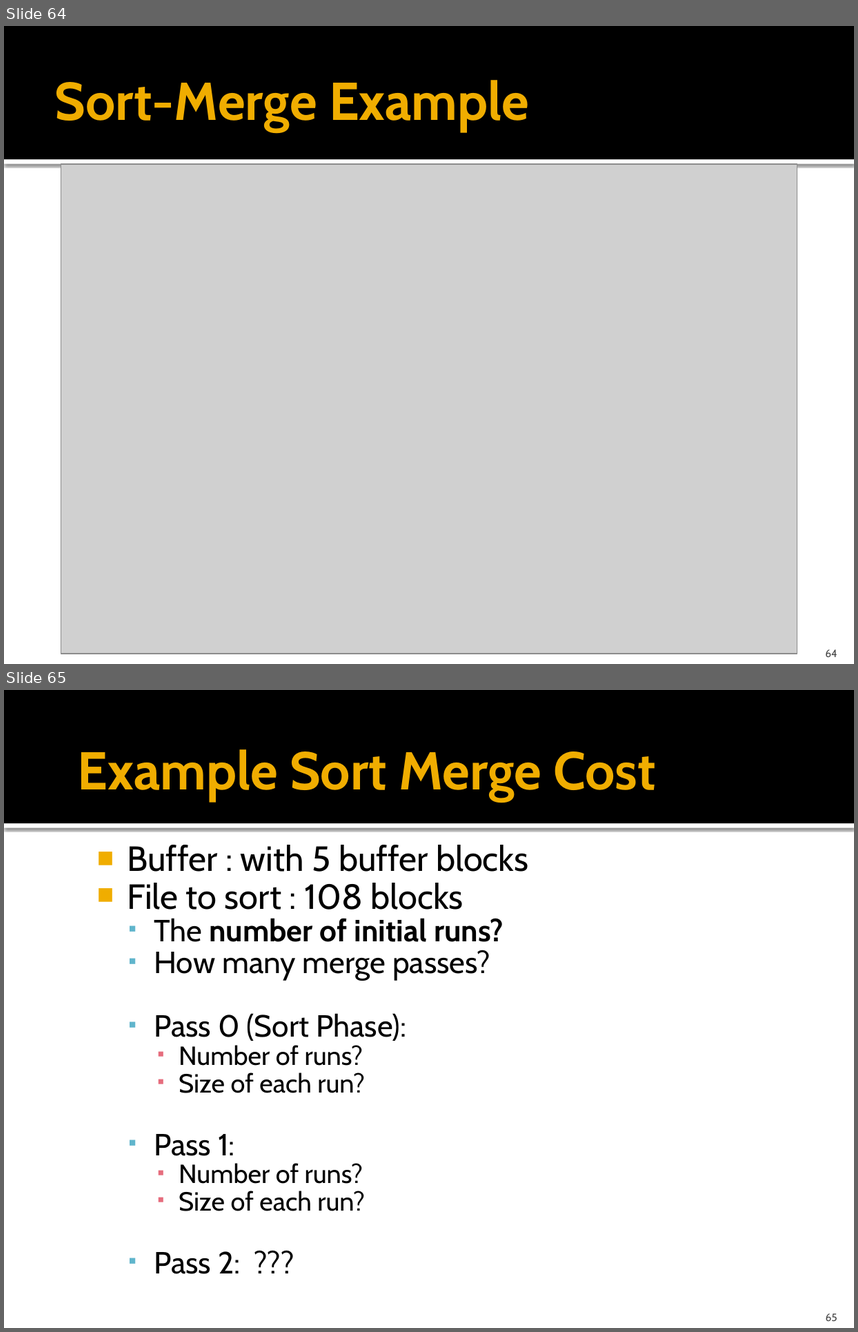
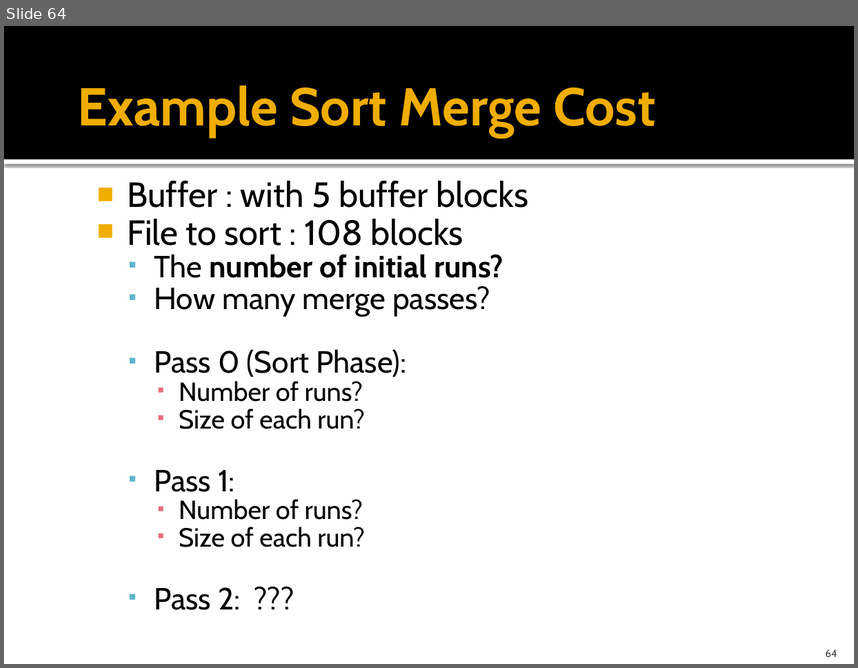
Before and after one commit to cmpt606f19/cmpt606-content, a slide deck: Lectures/09 Query Processing & Optimization.pptx. Shown one above the other, each under a label of ours: slides 64 and 65 before the commit, slide 64 after it. The pictures are 858x1332 and 858x668 pixels, drawn with LibreOffice and Linux fonts; fonts in the diff are those of the drawing; grey boxes stand for pictures. Boxes give left, top, right and bottom in pixels: in the first picture for what was removed or moved away, otherwise in the second. Text is boxed around its words. In the diff, an @@ line names an element or a change of style, - is before the commit and + after.

```diff
--- a/Lectures/09 Query Processing & Optimization.pptx
+++ b/Lectures/09 Query Processing & Optimization.pptx
@@ slide 64 removed at [4,26,854,664], background #FFFFFF; not listed: 2 template elements that a slide beside it also shows @@
@@ title removed at [55,80,529,132] @@
-Sort-Merge Example
@@ picture removed at [61,164,797,653] @@
@@ page number removed at [825,649,837,657] @@
-64
@@ what was slide 65 is now slide 64 @@
@@ page number at [825,649,837,657]: text changed @@
-65
+64
```
Also in this commit, not shown: 10 slides changed, 6 other slides removed, 1 other file.
